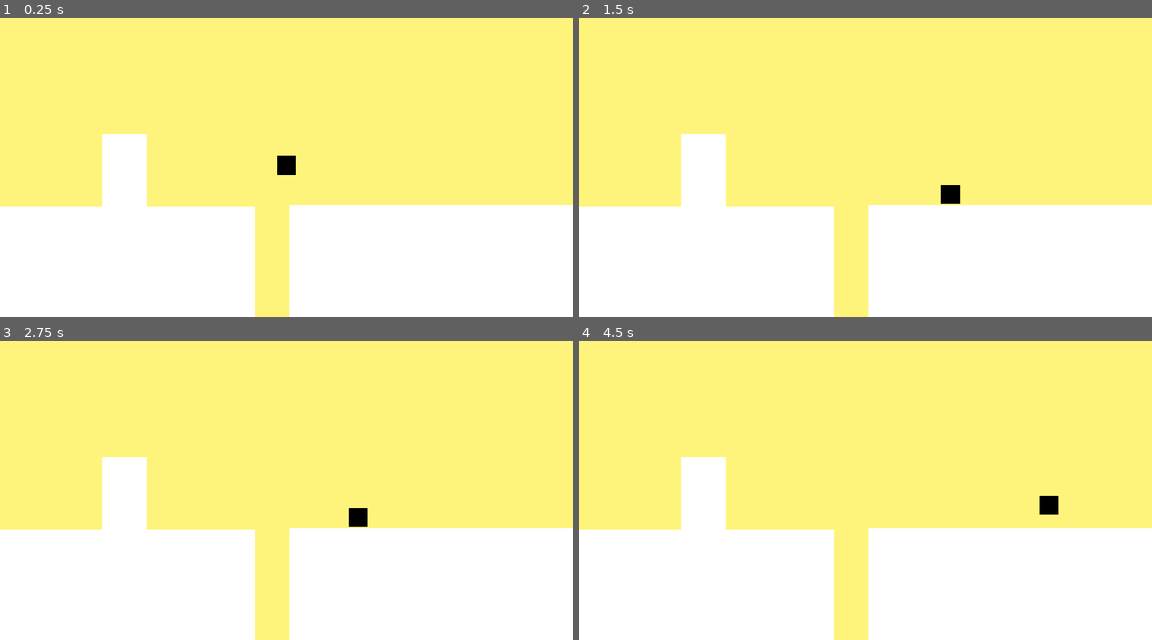
Above: before the commit, frames 1-4 (two rows, left to right).
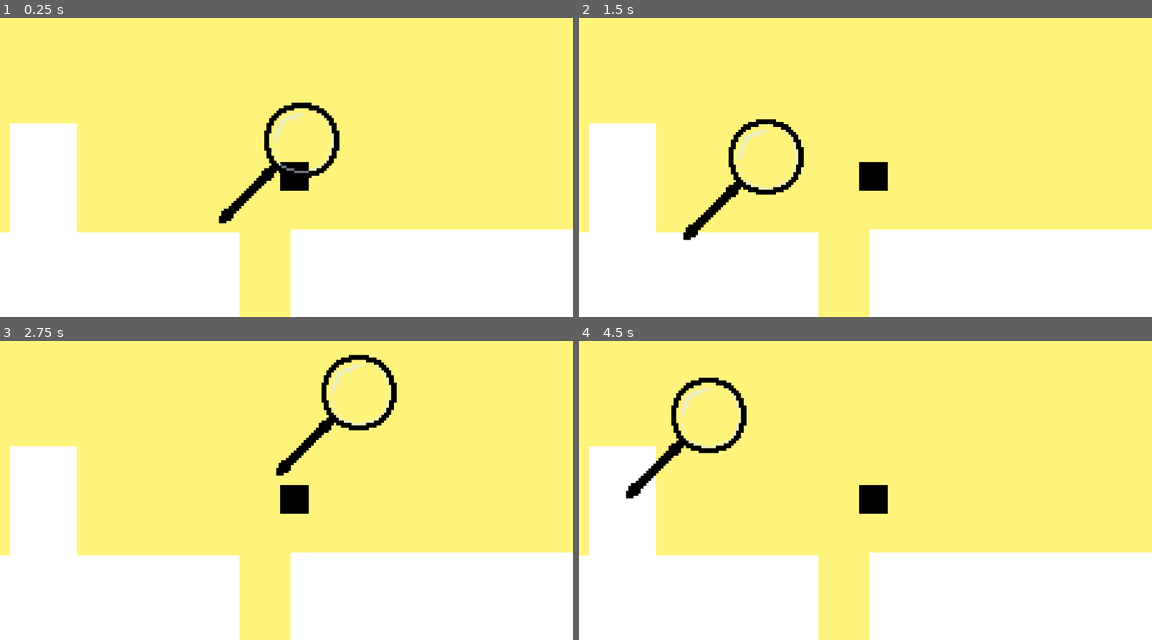
Above: after the commit, the same moments.

Repository: BlendyDev/GMTK2024
Game: Godot game, scene res://scenes/game.tscn
The game is run twice, just before and just after one commit, with the same random seed, the same clock (stepped at 60 frames per second) and the same inputs.
Inputs (mouse positions are in pixels of both pictures, inside the frame that each line leads up to):
- Up to frame 1 (0.25 s): no input
- Up to frame 2 (1.5 s): move the mouse to (991, 140) at 0.52 s; hold Right (RIGHT) from 0.53 s (still down); tap Space (SPACE, bound only after the commit) at 0.6, 1.35 s; tap W (UP) at 0.77 s; move the mouse to (750, 170) at 1.27 s
- Up to frame 3 (2.75 s): tap W (UP) at 1.52 s; move the mouse to (343, 406) at 2.02 s; release Right (RIGHT) at 2.03 s; hold Left (LEFT) from 2.03 s (still down); tap Space (SPACE, bound only after the commit) at 2.1 s
- Up to frame 4 (4.5 s): move the mouse to (836, 544) at 2.77 s; release Left (LEFT) at 2.78 s; hold Right (RIGHT) 2.78-4.28 s; tap Space (SPACE, bound only after the commit) at 2.85, 3.6, 4.35 s; tap W (UP) at 3.02, 3.77 s; move the mouse to (1037, 526) at 3.52 s; move the mouse to (693, 430) at 4.27 s; hold Left (LEFT) from 4.28 s (still down)

The runs differ from the first frame. In frame 1, 15% of the frame differs, in the area x 0-100%, y 28-100%; in frame 2, 15%; in frame 3, 15%, in the area x 0-100%, y 4-100%; in frame 4, 15%.
Error after the commit: Parse Error: Expected end of statement after expression, found ":" instead. (res://tmp/player.gd:11)

Commit message:
hitbox intersection

Diff:
--- a/project.godot
+++ b/project.godot
@@ -17,8 +17,8 @@
 
 [display]
 
-window/size/viewport_width=1920
-window/size/viewport_height=1080
+window/size/viewport_width=1280
+window/size/viewport_height=720
 window/stretch/mode="viewport"
 
 [input]
@@ -42,8 +42,20 @@
 , Object(InputEventKey,"resource_local_to_scene":false,"resource_name":"","device":-1,"window_id":0,"alt_pressed":false,"shift_pressed":false,"ctrl_pressed":false,"meta_pressed":false,"pressed":false,"keycode":0,"physical_keycode":68,"key_label":0,"unicode":100,"echo":false,"script":null)
 ]
 }
+SPACE={
+"deadzone": 0.5,
+"events": [Object(InputEventKey,"resource_local_to_scene":false,"resource_name":"","device":-1,"window_id":0,"alt_pressed":false,"shift_pressed":false,"ctrl_pressed":false,"meta_pressed":false,"pressed":false,"keycode":0,"physical_keycode":32,"key_label":0,"unicode":32,"echo":false,"script":null)
+]
+}
+
+[layer_names]
+
+2d_physics/layer_1="player"
+2d_physics/layer_2="level"
+2d_physics/layer_3="lupa"
 
 [rendering]
 
+textures/canvas_textures/default_texture_filter=0
 renderer/rendering_method="gl_compatibility"
 renderer/rendering_method.mobile="gl_compatibility"
--- /dev/null
+++ b/scenes/Intersection.gd
@@ -0,0 +1,28 @@
+extends StaticBody2D
+
+@export var lupa: Area2D
+@export var level: Area2D
+@export var intersection: CollisionPolygon2D
+# Called when the node enters the scene tree for the first time.
+func _ready():
+	pass # Replace with function body.
+
+
+# Called every frame. 'delta' is the elapsed time since the previous frame.
+func _process(delta):
+	var intersectedPolygons = Geometry2D.intersect_polygons(offsetPolygon(lupa), offsetPolygon(level))
+	intersection.polygon = intersectedPolygons[0] if intersectedPolygons.size() > 0 else PackedVector2Array()
+	pass
+
+func offsetPolygon (area: Area2D):
+	var newPoly = PackedVector2Array()
+	var pos = area.global_position
+	var trans = area.global_transform
+	var collisionPolygon: CollisionPolygon2D = Util.findChild(area, "CollisionPolygon2D")
+	var polygon = collisionPolygon.polygon
+	if (collisionPolygon == null):
+		return null
+	for i in range(0, polygon.size()):
+		var vert = polygon[i]
+		newPoly.append(Vector2(vert.x, vert.y))
+	return trans*newPoly
--- /dev/null
+++ b/scenes/Lupa.gd
@@ -0,0 +1,12 @@
+extends Area2D
+
+
+# Called when the node enters the scene tree for the first time.
+func _ready():
+	pass # Replace with function body.
+
+
+# Called every frame. 'delta' is the elapsed time since the previous frame.
+func _process(delta):
+	global_position = get_global_mouse_position()
+	pass
--- a/scenes/game.tscn
+++ b/scenes/game.tscn
@@ -1,9 +1,11 @@
-[gd_scene load_steps=5 format=3 uid="uid://bc77s0v03x3cw"]
+[gd_scene load_steps=7 format=3 uid="uid://bc77s0v03x3cw"]
 
 [ext_resource type="Texture2D" uid="uid://cjn7jwejwe5h5" path="res://tmp/protoBG.png" id="1_u2dqq"]
 [ext_resource type="PackedScene" uid="uid://6guy5rxqs3n2" path="res://tmp/player.tscn" id="2_phniv"]
 [ext_resource type="Texture2D" uid="uid://de5yxous7cxia" path="res://tmp/level.png" id="3_7lghd"]
-[ext_resource type="Script" path="res://tmp/player.gd" id="3_sf35x"]
+[ext_resource type="Texture2D" uid="uid://ryfkwa1hsnbv" path="res://tmp/lupatmp.png" id="4_dlxum"]
+[ext_resource type="Script" path="res://scenes/Intersection.gd" id="4_s4xbj"]
+[ext_resource type="Script" path="res://scenes/Lupa.gd" id="5_3lfik"]
 
 [node name="Node2D" type="Node2D"]
 
@@ -13,12 +15,37 @@
 texture = ExtResource("1_u2dqq")
 
 [node name="Player" parent="." instance=ExtResource("2_phniv")]
-script = ExtResource("3_sf35x")
+position = Vector2(18, 46)
+collision_mask = 8
 
-[node name="StaticBody2D" type="StaticBody2D" parent="."]
+[node name="LevelHandler" type="Node2D" parent="."]
 
-[node name="Sprite2D" type="Sprite2D" parent="StaticBody2D"]
+[node name="Level" type="Area2D" parent="LevelHandler"]
+collision_layer = 2
+
+[node name="Sprite2D" type="Sprite2D" parent="LevelHandler/Level"]
 texture = ExtResource("3_7lghd")
 
-[node name="CollisionPolygon2D" type="CollisionPolygon2D" parent="StaticBody2D"]
-polygon = PackedVector2Array(-964, 165, -618, 168, -614, -76, -468, -76, -472, 175, -100, 175, -101, 546, 16, 543, 8, 162, 963, 162, 957, 638, -964, 616)
+[node name="LevelCollisionPolygon" type="CollisionPolygon2D" parent="LevelHandler/Level"]
+polygon = PackedVector2Array(9, 165, 265, 165, 277, 239, 8, 236)
+
+[node name="Intersection" type="StaticBody2D" parent="LevelHandler" node_paths=PackedStringArray("lupa", "level", "intersection")]
+collision_layer = 8
+collision_mask = 0
+script = ExtResource("4_s4xbj")
+lupa = NodePath("../Level")
+level = NodePath("../../Lupa")
+intersection = NodePath("IntersectionCollisionPolygon")
+
+[node name="IntersectionCollisionPolygon" type="CollisionPolygon2D" parent="LevelHandler/Intersection"]
+
+[node name="Lupa" type="Area2D" parent="."]
+position = Vector2(11, 164)
+scale = Vector2(5.6, 5.6)
+script = ExtResource("5_3lfik")
+
+[node name="Sprite2D" type="Sprite2D" parent="Lupa"]
+texture = ExtResource("4_dlxum")
+
+[node name="LupaCollisionPolygon" type="CollisionPolygon2D" parent="Lupa"]
+polygon = PackedVector2Array(-8, -3, -8, -9, -6, -14, -2, -18, 3, -20, 9, -20, 14, -18, 18, -14, 20, -9, 20, -3, 18, 2, 14, 6, 9, 8, 3, 8, -2, 6, -6, 2)
--- /dev/null
+++ b/scripts/Util.gd
@@ -0,0 +1,8 @@
+class_name Util
+static func parseVector(vec: Vector2) -> String:
+	return "(" + str(vec.x) + ", " + str(vec.y) + ")"
+static func findChild (node: Node, clazz: String) -> Node:
+	for i in range(0, node.get_children().size()):
+		if (node.get_child(i).get_class() == clazz):
+			return node.get_child(i)
+	return null
--- a/tmp/player.gd
+++ b/tmp/player.gd
@@ -8,8 +8,11 @@
 var gravity = ProjectSettings.get_setting("physics/2d/default_gravity")
 
 
-func _physics_process(delta):
-	# Add the gravity.
+func _physics_process(delta):https://github.com/BlendyDev/GMTK2024
+	if Input.is_action_just_pressed("SPACE"):
+		print("SPACE")
+		velocity = Vector2.ZERO
+		global_position = Vector2.ZERO
 	if not is_on_floor():
 		velocity.y += gravity * delta
 
@@ -19,9 +22,9 @@
 
 	# Get the input direction and handle the movement/deceleration.
 	# As good practice, you should replace UI actions with custom gameplay actions.
-	var hStrength = Input.get_axis("LEFT", "RIGHT")
-	if hStrength:
-		velocity.x = hStrength * SPEED
+	var direction = Input.get_axis("LEFT", "RIGHT")
+	if direction:
+		velocity.x = direction * SPEED
 	else:
 		velocity.x = move_toward(velocity.x, 0, SPEED)
 
--- a/tmp/player.tscn
+++ b/tmp/player.tscn
@@ -1,11 +1,13 @@
-[gd_scene load_steps=3 format=3 uid="uid://6guy5rxqs3n2"]
+[gd_scene load_steps=4 format=3 uid="uid://6guy5rxqs3n2"]
 
+[ext_resource type="Script" path="res://tmp/player.gd" id="1_8ix6n"]
 [ext_resource type="Texture2D" uid="uid://1lpg42e527sp" path="res://tmp/character.png" id="1_u3ftt"]
 
 [sub_resource type="RectangleShape2D" id="RectangleShape2D_hag50"]
 size = Vector2(64, 64)
 
 [node name="CharacterBody2D" type="CharacterBody2D"]
+script = ExtResource("1_8ix6n")
 
 [node name="Sprite2D" type="Sprite2D" parent="."]
 texture = ExtResource("1_u3ftt")
Binary file added: tmp/lupatmp.png
Not shown, added: tmp/lupatmp.png.import
